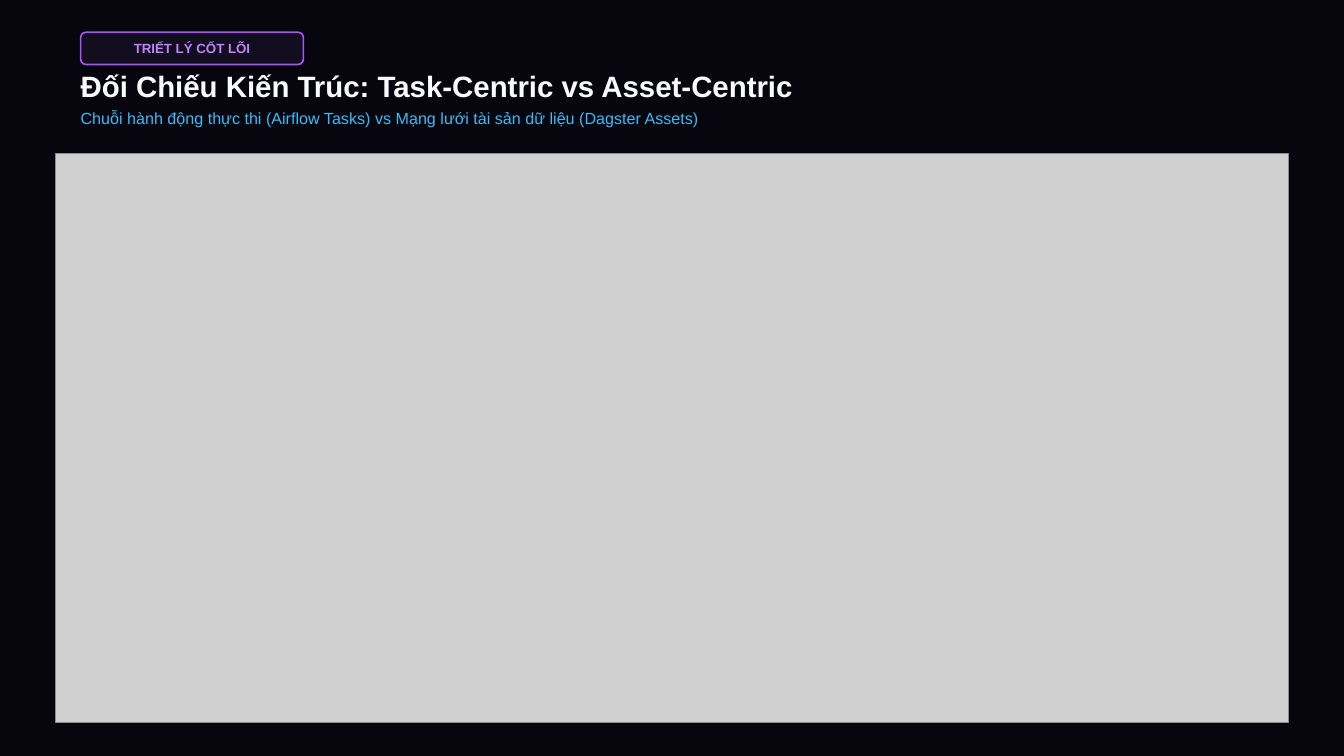
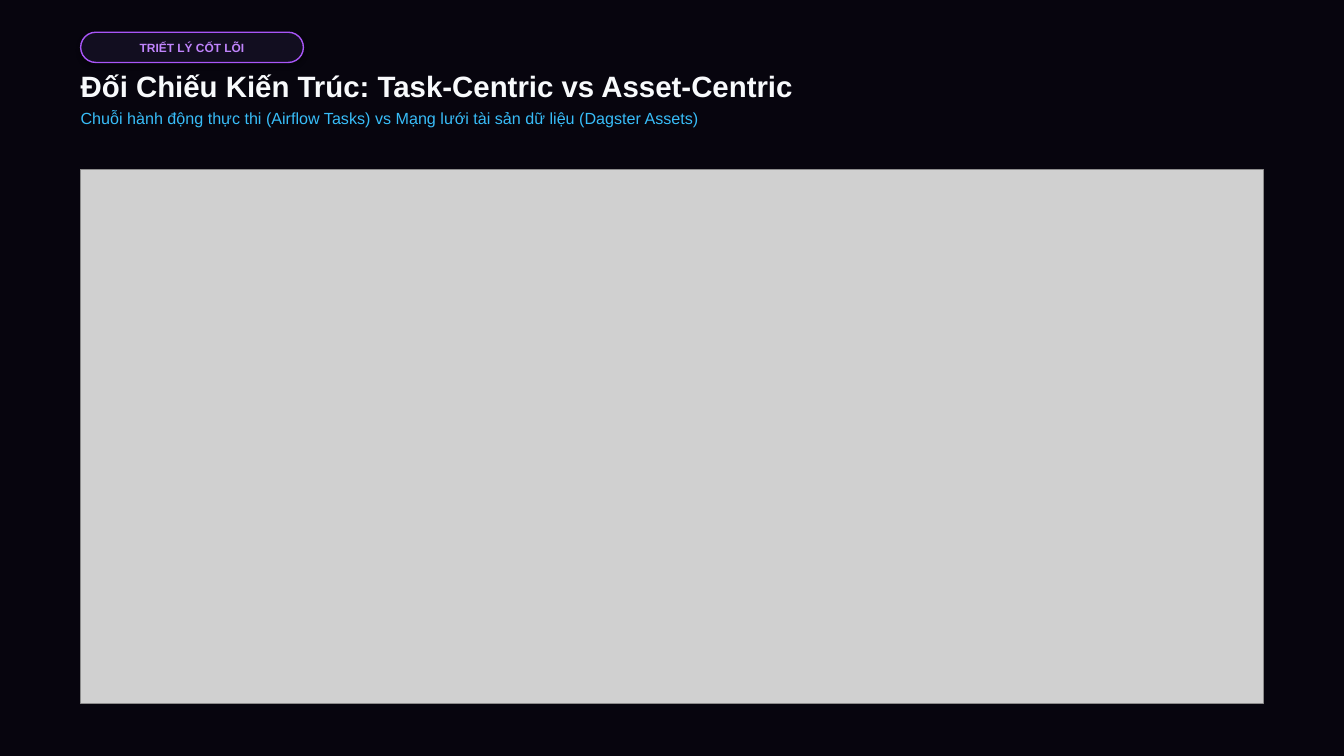
Before and after one commit to dangminhduchl/Airflow_Dagster, a slide deck: slide 4 of Airflow_vs_Dagster_Thuyet_Trinh.pptx. Drawn at 1344x756 pixels with LibreOffice and Linux fonts; fonts in the diff are those of the drawing; grey boxes stand for pictures. Boxes give left, top, right and bottom in pixels: in the first picture for what was removed or moved away, otherwise in the second. Text is boxed around its words. In the diff, an @@ line names an element or a change of style, - is before the commit and + after.

```diff
--- a/Airflow_vs_Dagster_Thuyet_Trinh.pptx
+++ b/Airflow_vs_Dagster_Thuyet_Trinh.pptx
@@ rounded rectangle "TRIẾT LÝ CỐT LÕI" at <box>81,32,303,63</box>: size 9.5 to 8.5 pt; outline #A855F7 1.2 pt to #A855F7 1 pt; proportions changed @@
@@ picture: place and size @@
-picture at <box>55,153,1289,723</box>
+picture at <box>81,169,1263,704</box>
```
Also in this commit, not shown: 10 other slides changed, 22 other files.
